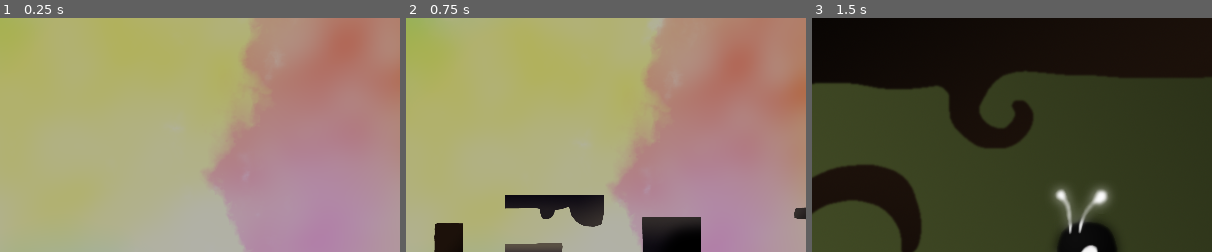
Above: before the commit, frames 1-3 (left to right).
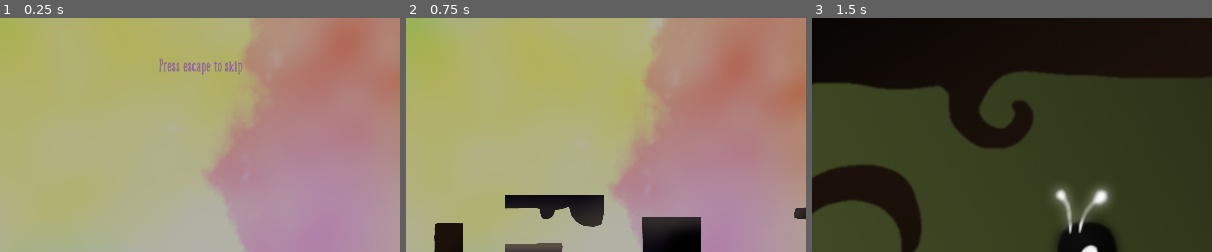
Above: after the commit, the same moments.

Repository: Dimension-Omega/misty-marshes
Game: Godot game, scene res://data/main/Main.tscn
The game is run twice, just before and just after one commit, with the same random seed, the same clock (stepped at 60 frames per second) and the same inputs. The engine's default icon, where the game draws it, is replaced by a stand-in: a white triangle on a blue panel in a dark square.
Inputs:
- Up to frame 1 (0.25 s): no input
- Up to frame 2 (0.75 s): tap Enter (ui_accept) at 0.5 s; hold Right (right) from 0.53 s (still down); hold Space (duality) from 0.53 s (still down)
- Up to frame 3 (1.5 s): tap Up (jump) at 0.77 s; release Right (right) at 1.25 s; release Space (duality) at 1.25 s; click "1" at 1.25 s
The pictures show only the part of the screen within x 25-75%, y 0-50%; the shares and areas given below are measured in that part.

The runs differ from the first frame. In frame 1, 0.4% of the frame differs, in the area x 39-61%, y 17-24%; in frame 2, nothing differs; in frame 3, nothing differs.

Commit message:
Added skip instruction

Diff:
--- a/data/intro/Intro.tscn
+++ b/data/intro/Intro.tscn
@@ -9,6 +9,7 @@
 [ext_resource path="res://data/intro/black_universe.png" type="Texture" id=7]
 [ext_resource path="res://data/intro/Intro.gd" type="Script" id=8]
 [ext_resource path="res://data/intro/Misty_marshes_-_Intro_theme_2.mp3" type="AudioStream" id=9]
+[ext_resource path="res://data/menu/uitheme.tres" type="Theme" id=10]
 
 [sub_resource type="SpriteFrames" id=1]
 animations = [ {
@@ -294,6 +295,7 @@
 [node name="Intro" type="Control"]
 anchor_right = 1.0
 anchor_bottom = 1.0
+theme = ExtResource( 10 )
 script = ExtResource( 8 )
 __meta__ = {
 "_edit_use_anchors_": false
@@ -353,4 +355,14 @@
 [node name="AudioStreamPlayer" type="AudioStreamPlayer" parent="."]
 stream = ExtResource( 9 )
 
+[node name="Label" type="Label" parent="."]
+margin_left = -83.0
+margin_top = -402.0
+margin_right = 96.0
+margin_bottom = -349.0
+text = "Press escape to skip"
+__meta__ = {
+"_edit_use_anchors_": false
+}
+
 [connection signal="animation_finished" from="AnimationPlayer" to="." method="_on_AnimationPlayer_animation_finished"]
Not shown: 1 places in data/intro/Intro.tscn that only renumber resources
